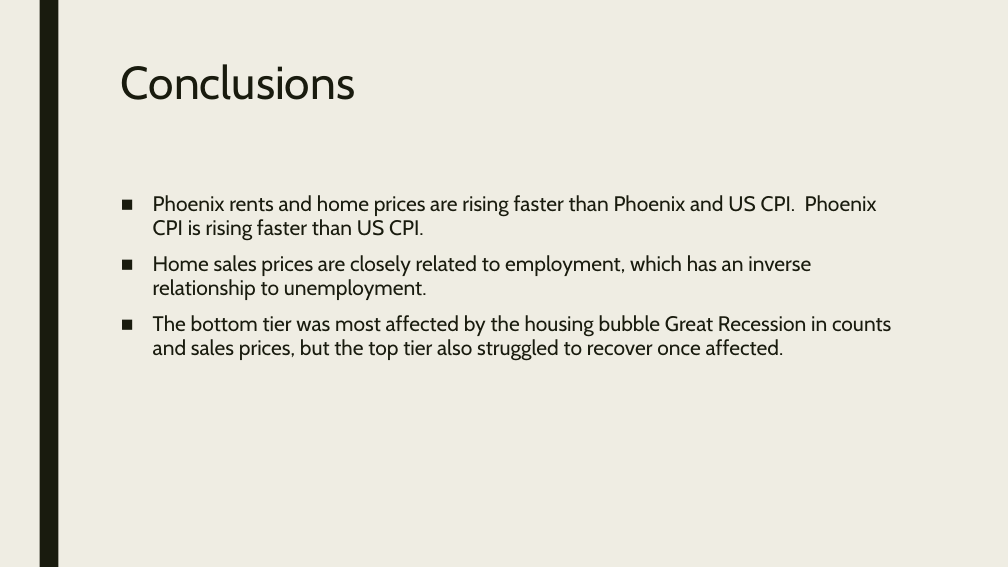
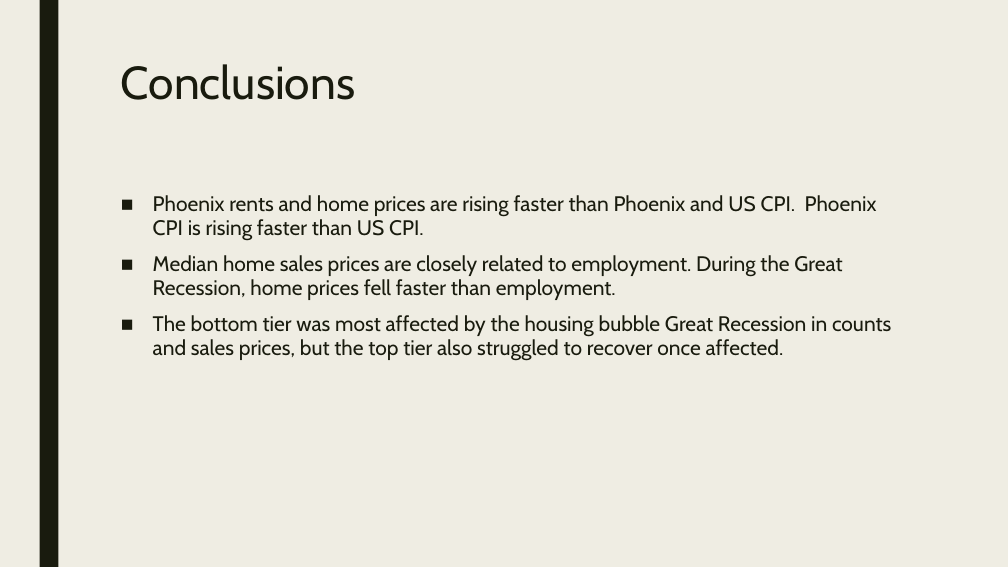
Before and after one commit to janinewhite/Proletariats, a slide deck: slide 13 of Presentation/Analysis of Phoenix AZ Real Estate Trends.pptx. Drawn at 1008x567 pixels with LibreOffice and Linux fonts; fonts in the diff are those of the drawing. Boxes give left, top, right and bottom in pixels: in the first picture for what was removed or moved away, otherwise in the second. Text is boxed around its words. In the diff, an @@ line names an element or a change of style, - is before the commit and + after.

```diff
--- a/Presentation/Analysis of Phoenix AZ Real Estate Trends.pptx
+++ b/Presentation/Analysis of Phoenix AZ Real Estate Trends.pptx
@@ text at (153,255,842,300): text changed @@
-■ Home sales prices are closely related to employment, which has an inverse relationship to unemployment.
+■ Median home sales prices are closely related to employment. During the Great Recession, home prices fell faster than employment.
```
Also in this commit, not shown: 1 other slide changed.
